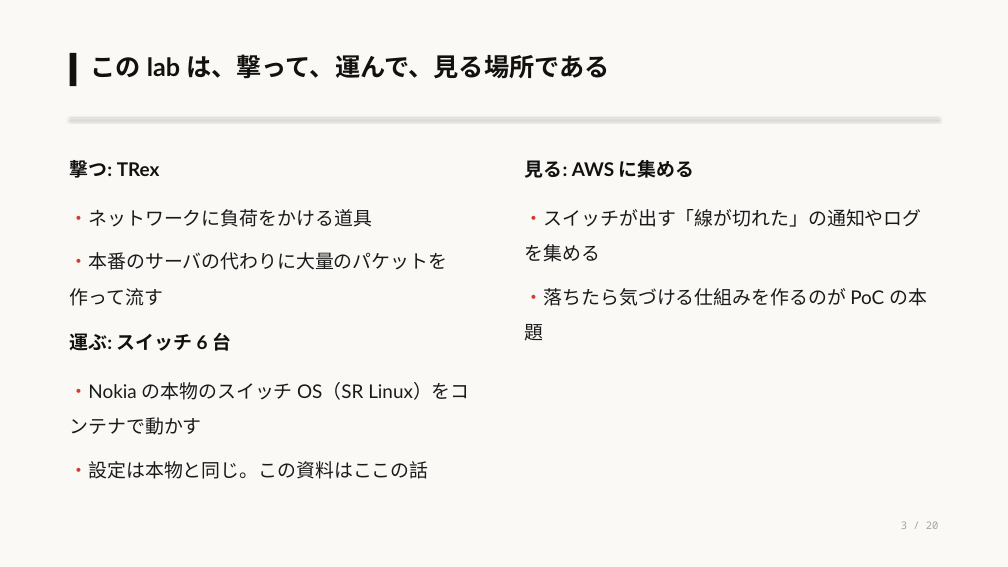
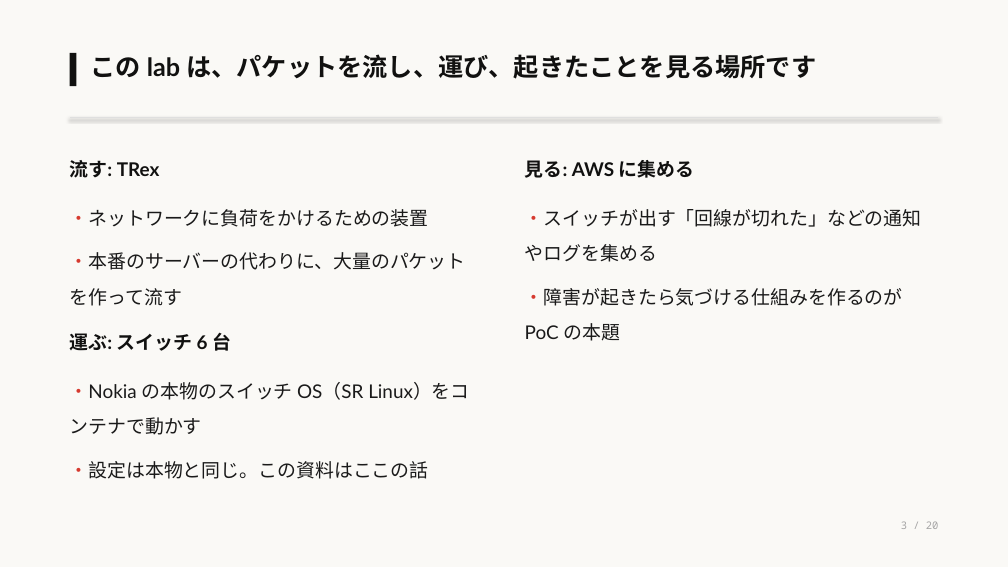
Before and after one commit to eddie-eights/nwc-poc, a slide deck: slide 3 of docs/lab-network-architecter.pptx. Drawn at 1008x567 pixels with LibreOffice and Linux fonts; fonts in the diff are those of the drawing. Boxes give left, top, right and bottom in pixels: in the first picture for what was removed or moved away, otherwise in the second. Text is boxed around its words. In the diff, an @@ line names an element or a change of style, - is before the commit and + after.

```diff
--- a/docs/lab-network-architecter.pptx
+++ b/docs/lab-network-architecter.pptx
@@ text at bbox=[91, 54, 816, 79]: text changed @@
-この lab は、撃って、運んで、見る場所である
+この lab は、パケットを流し、運び、起きたことを見る場所です
@@ text at bbox=[70, 160, 160, 178]: text changed @@
-撃つ: TRex
+流す: TRex
@@ text at bbox=[70, 209, 466, 306]: text changed @@
-・ネットワークに負荷をかける道具
-・本番のサーバの代わりに大量のパケットを作って流す
+・ネットワークに負荷をかけるための装置
+・本番のサーバーの代わりに、大量のパケットを作って流す
@@ text at bbox=[525, 209, 922, 341]: text changed @@
-・スイッチが出す「線が切れた」の通知やログを集める
-・落ちたら気づける仕組みを作るのが PoC の本題
+・スイッチが出す「回線が切れた」などの通知やログを集める
+・障害が起きたら気づける仕組みを作るのが PoC の本題
```
Also in this commit, not shown: 19 other slides changed, 1 other file.
